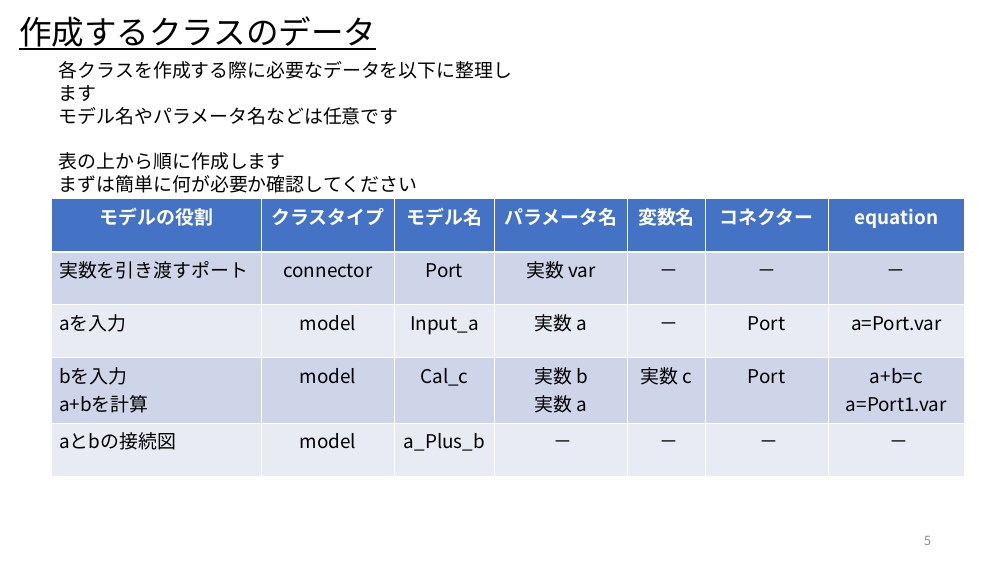
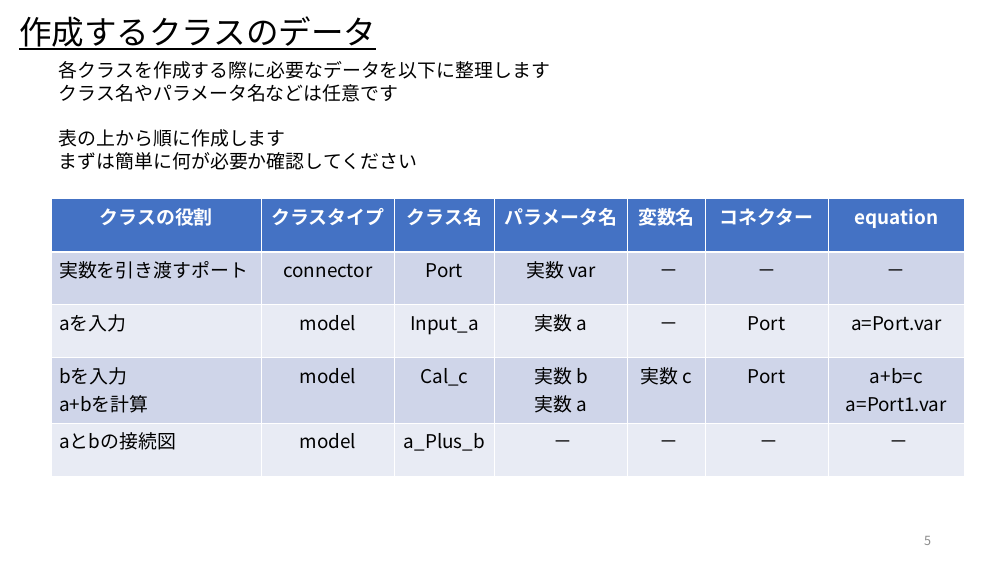
Before and after one commit to UedaShigenori/OpenModelica_Tutorials_Ja, a slide deck: slide 5 of 5_CustomizeModel3_OnePlusOne/OpenModelica_Tutorials_5.pptx. Drawn at 1008x567 pixels with LibreOffice and Linux fonts; fonts in the diff are those of the drawing. Boxes give left, top, right and bottom in pixels: in the first picture for what was removed or moved away, otherwise in the second. Text is boxed around its words. In the diff, an @@ line names an element or a change of style, - is before the commit and + after.

```diff
--- a/5_CustomizeModel3_OnePlusOne/OpenModelica_Tutorials_5.pptx
+++ b/5_CustomizeModel3_OnePlusOne/OpenModelica_Tutorials_5.pptx
@@ text at [59,84,398,102]: text changed @@
-モデル名やパラメータ名などは任意です
+クラス名やパラメータ名などは任意です
@@ table at [51,199,965,476] @@
-row 1, column 1: モデルの役割
+row 1, column 1: クラスの役割
-row 1, column 3: モデル名
+row 1, column 3: クラス名
```
Also in this commit, not shown: 5 other slides changed.
